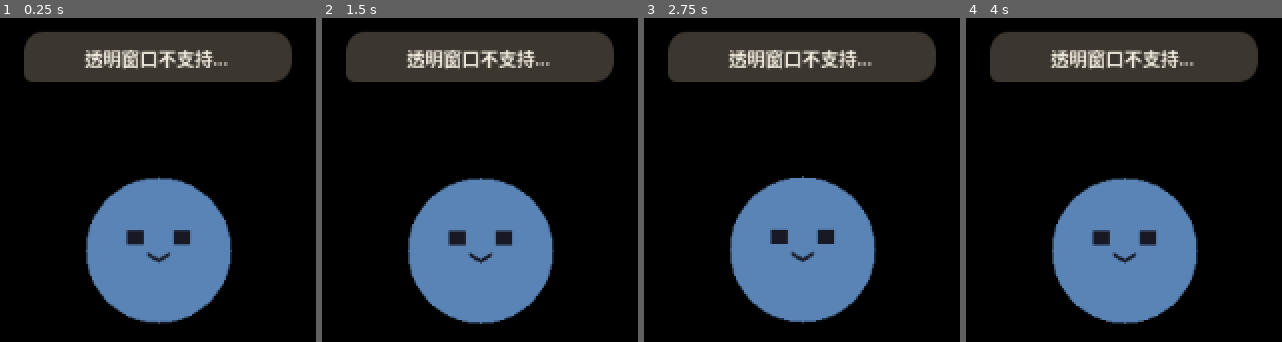
Above: before the commit, frames 1-4 (left to right).
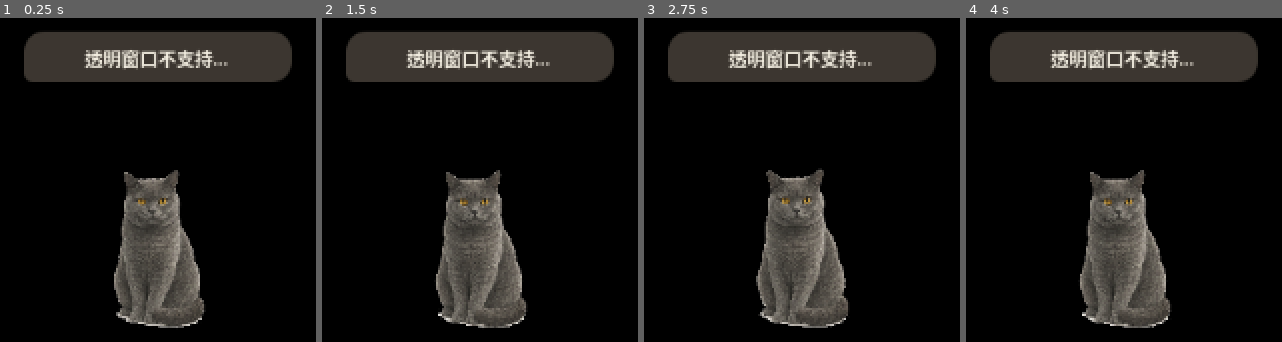
Above: after the commit, the same moments.

Repository: XinyueYu16/desktop_dudu
Game: Godot game, scene res://scenes/main.tscn
The game is run twice, just before and just after one commit, with the same random seed, the same clock (stepped at 60 frames per second) and the same inputs.
Inputs (mouse positions are in pixels of both pictures, inside the frame that each line leads up to):
- Up to frame 1 (0.25 s): no input
- Up to frame 2 (1.5 s): tap Enter at 0.5, 0.6 s; move the mouse to (outside the picture) at 0.52 s; click (outside the picture) at 0.67 s; tap Space at 1.25 s; drag from (outside the picture) to (outside the picture) at 1.27 s
- Up to frame 3 (2.75 s): move the mouse to (outside the picture) at 2.02 s; tap Enter at 2.1 s; click (outside the picture) at 2.17 s
- Up to frame 4 (4 s): tap Enter at 2.75, 3.6 s; drag from (outside the picture) to (outside the picture) at 2.77 s; move the mouse to (outside the picture) at 3.52 s; click (outside the picture) at 3.67 s

The runs differ from the first frame. In frame 1, 17% of the frame differs, in the area x 27-74%, y 46-96%; in frame 2, 17%; in frame 3, 17%; in frame 4, 17%.

Commit message:
before building backend worker and controller

Diff:
--- a/dudu_pet/scenes/main.tscn
+++ b/dudu_pet/scenes/main.tscn
@@ -21,6 +21,10 @@
 expand_mode = 1
 stretch_mode = 5
 
+[node name="CatSprite" type="AnimatedSprite2D" parent="."]
+visible = false
+centered = true
+
 [node name="SpeechBubble" type="PanelContainer" parent="." unique_id=1314465677]
 visible = false
 layout_mode = 0
--- a/dudu_pet/scripts/main.gd
+++ b/dudu_pet/scripts/main.gd
@@ -5,6 +5,7 @@
 
 # Nodes
 @onready var cat: TextureRect = $CatTexture
+@onready var cat_sprite: AnimatedSprite2D = $CatSprite
 @onready var speech_bubble: PanelContainer = $SpeechBubble
 @onready var bubble: Label = $SpeechBubble/BubbleLabel
 @onready var circ_menu: Control = $CircularMenu
@@ -23,10 +24,12 @@
 var _backend_pid: int = -1
 
 # Animation
-enum Anim { IDLE, TALKING, PETTED }
+enum Anim { IDLE, TALKING, HAPPY, BITE, FAINT }
 var current_anim: Anim = Anim.IDLE
 var _anim_lock: bool = false
 var _breathe_tween: Tween = null
+var _idle_loop_gen: int = 0
+const SPRITE_SHEET_DIR: String = "../assets/sprite sheet/"
 
 # Hover input
 var _hover_input: PanelContainer = null
@@ -46,12 +49,16 @@
 
 const MSG_BUBBLE = preload("res://scenes/message_bubble.tscn")
 const ChatBubbleStyle = preload("res://scripts/chat_bubble_style.gd")
+const CAT_PLACEHOLDER: Texture2D = preload("res://assets/sprites/cat.png")
 const BASE_CAT_SIZE := 128.0
 const BASE_SPACE_ABOVE_CAT := 380.0
 const INPUT_GAP_ABOVE_CAT := 12.0
 const BUBBLE_GAP_ABOVE_INPUT := 14.0
 const BREATHE_PEAK_Y := 1.012
 const BREATHE_PERIOD := 2.6
+const IDLE_RANDOM_MIN := 90.0
+const IDLE_RANDOM_MAX := 180.0
+const TALKING_IDLE_SPEED_SCALE := 0.35
 const STACK_SHOW_DELAY := 0.5
 const STACK_MIN_VISIBLE_MS := 2000
 const CHAT_REPLY_TIMEOUT := 90.0
@@ -82,8 +89,8 @@
 # ============================================================
 
 func _ready():
+	_setup_cat_sprite()
 	_setup_window()
-	_load_cat_texture()
 	_style_speech_bubble()
 	_create_hover_input()
 	_create_floating_bubbles()
@@ -95,6 +102,7 @@
 	_play_anim(Anim.IDLE)
 	_connect_ws()
 	get_tree().create_timer(1.0).timeout.connect(_check_and_launch_backend)
+	_start_idle_loop()
 	print("DuDu Phase 2 started — window %s scale %.2f" % [UiConfig.window_size, UiConfig.scale])
 
 
@@ -139,8 +147,8 @@
 
 
 func _apply_layer_order() -> void:
-	# Back → front: cat, speech, bubbles, input
-	var ordered: Array[Node] = [cat, speech_bubble, _floating_bubbles, _hover_input, circ_menu]
+	# Back → front: cat, sprite overlay, speech, bubbles, input
+	var ordered: Array[Node] = [cat, cat_sprite, speech_bubble, _floating_bubbles, _hover_input, circ_menu]
 	if chat_panel:
 		ordered.append(chat_panel)
 	if settings_panel:
@@ -234,33 +242,48 @@
 	_cat_bottom = cat.offset_bottom
 	cat.scale = Vector2.ONE
 	cat.stretch_mode = TextureRect.STRETCH_KEEP_ASPECT_CENTERED
-
-
-func _load_cat_texture():
-	var img_path = ProjectSettings.globalize_path("res://").path_join("../assets/占位.png")
-	var img = Image.load_from_file(img_path)
-	if img:
-		cat.texture = ImageTexture.create_from_image(img)
-	else:
-		_make_placeholder_cat()
-
-
-func _make_placeholder_cat():
-	var size := 128; var img := Image.create(size, size, false, Image.FORMAT_RGBA8)
-	var cx := size / 2; var cy := size / 2; var r := 56
-	for x in size:
-		for y in size:
-			var dx = x - cx; var dy = y - cy
-			if dx * dx + dy * dy <= r * r:
-				img.set_pixel(x, y, Color(0.35, 0.52, 0.71, 1))
-				if abs(x - (cx - 18)) <= 6 and abs(y - (cy - 10)) <= 5:
-					img.set_pixel(x, y, Color(0.1, 0.1, 0.15, 1))
-				if abs(x - (cx + 18)) <= 6 and abs(y - (cy - 10)) <= 5:
-					img.set_pixel(x, y, Color(0.1, 0.1, 0.15, 1))
-				var mx = x - cx; var my = y - (cy + 8)
-				if abs(mx) <= 8 and abs(my - (-abs(mx * 0.6))) <= 1.5:
-					img.set_pixel(x, y, Color(0.1, 0.1, 0.15, 1))
-	cat.texture = ImageTexture.create_from_image(img)
+	if cat_sprite.visible:
+		_sync_sprite_for_anim(cat_sprite.animation)
+
+
+# ============================================================
+# Cat sprite setup
+# ============================================================
+
+func _setup_cat_sprite():
+	var sf := SpriteFrames.new()
+	_add_sheet_frames(sf, "idle", "trans-Dudu-idle-4x4.png", 4, 4, 8.0, true)
+	# Sheet is 5×5 cells (128px); filename 4x5 is misleading.
+	_add_sheet_frames(sf, "walk", "trans-Dudu-walk-4x5.png", 5, 5, 10.0, true)
+	_add_sheet_frames(sf, "happy", "trans-Dudu-happy-4x5.png", 4, 5, 10.0, false)
+	_add_sheet_frames(sf, "bite", "trans-Dudu-bite-4x4.png", 4, 4, 12.0, false)
+	_add_sheet_frames(sf, "faint", "trans-Dudu-瘫倒-nobg-4x4.png", 4, 4, 6.0, false)
+	cat_sprite.sprite_frames = sf
+	cat_sprite.hide()
+	cat_sprite.centered = true
+
+
+func _add_sheet_frames(sf: SpriteFrames, anim_name: String, filename: String, cols: int, rows: int, fps: float, loop: bool):
+	var root = ProjectSettings.globalize_path("res://")
+	var path = root.path_join(SPRITE_SHEET_DIR).path_join(filename)
+	var img = Image.load_from_file(path)
+	if img == null:
+		print("WARNING: Missing sprite sheet ", path)
+		return
+	var tex = ImageTexture.create_from_image(img)
+	var fw: int = img.get_width() / cols
+	var fh: int = img.get_height() / rows
+	sf.add_animation(anim_name)
+	sf.set_animation_speed(anim_name, fps)
+	sf.set_animation_loop(anim_name, loop)
+	for row in range(rows):
+		for col in range(cols):
+			var at := AtlasTexture.new()
+			at.atlas = tex
+			at.region = Rect2(col * fw, row * fh, fw, fh)
+			at.filter_clip = true
+			sf.add_frame(anim_name, at)
+	print("Loaded %s: %d frames from %s" % [anim_name, rows * cols, filename])
 
 
 func _create_hover_input():
@@ -641,6 +664,8 @@
 # ============================================================
 
 func _connect_ws():
+	if ws.get_ready_state() != WebSocketPeer.STATE_CLOSED:
+		return
 	ws.connect_to_url(WS_URL)
 
 
@@ -757,8 +782,11 @@
 
 func _handle_action(action: String):
 	match action:
-		"petted": _play_anim(Anim.PETTED)
+		"idle": _play_anim(Anim.IDLE)
 		"talking": _play_anim(Anim.TALKING)
+		"happy", "petted": _play_anim(Anim.HAPPY)
+		"bite": _play_anim(Anim.BITE)
+		"faint": _play_anim(Anim.FAINT)
 		_: pass
 
 
@@ -767,7 +795,7 @@
 	if _ws_retry_ts < t:
 		_ws_retry_ts = t + 3000
 		ws = WebSocketPeer.new()
-		ws.connect_to_url(WS_URL)
+		_connect_ws()
 		print("WS reconnect...")
 
 
@@ -897,31 +925,117 @@
 # ============================================================
 
 func _play_anim(anim: Anim):
-	if _anim_lock and anim != current_anim:
-		return
+	match anim:
+		Anim.IDLE:
+			_cancel_one_shot()
+			current_anim = Anim.IDLE
+			_show_idle_placeholder()
+			_start_breathing()
+		Anim.TALKING:
+			_cancel_one_shot()
+			current_anim = Anim.TALKING
+			if _breathe_tween and _breathe_tween.is_valid():
+				_breathe_tween.kill()
+			_show_sprite_anim("idle", TALKING_IDLE_SPEED_SCALE)
+		Anim.HAPPY:
+			if _anim_lock: return
+			_start_one_shot("happy", Anim.HAPPY)
+		Anim.BITE:
+			if _anim_lock: return
+			_start_one_shot("bite", Anim.BITE)
+		Anim.FAINT:
+			if _anim_lock: return
+			_start_one_shot("faint", Anim.FAINT)
+
+
+func _show_idle_placeholder() -> void:
+	cat_sprite.hide()
+	cat.texture = CAT_PLACEHOLDER
+	cat.stretch_mode = TextureRect.STRETCH_KEEP_ASPECT_CENTERED
+
+
+func _show_sprite_anim(anim_name: String, speed_scale: float = 1.0) -> void:
+	cat.texture = null
+	cat_sprite.show()
+	cat_sprite.speed_scale = speed_scale
+	_sync_sprite_for_anim(anim_name)
+	cat_sprite.play(anim_name)
+
+
+func _cancel_one_shot():
+	_anim_lock = false
+
+
+func _start_one_shot(anim_name: String, anim_enum: Anim):
+	_anim_lock = true
+	current_anim = anim_enum
 	if _breathe_tween and _breathe_tween.is_valid():
 		_breathe_tween.kill()
-	current_anim = anim
-
-	match anim:
-		Anim.IDLE:
-			_start_breathing()
-		Anim.TALKING:
-			_start_breathing(BREATHE_PEAK_Y + 0.004, 1.2)
-		Anim.PETTED:
-			_anim_lock = true
-			var tw = create_tween()
-			tw.tween_method(_set_cat_breathe, 1.0, 0.97, 0.1)
-			tw.tween_method(_set_cat_breathe, 0.97, BREATHE_PEAK_Y + 0.01, 0.12)
-			tw.tween_method(_set_cat_breathe, BREATHE_PEAK_Y + 0.01, 1.0, 0.15)
-			tw.tween_callback(func(): _anim_lock = false; _play_anim(Anim.IDLE))
+	_set_cat_breathe(1.0)
+	_show_sprite_anim(anim_name)
+	var frame_count: int = cat_sprite.sprite_frames.get_frame_count(anim_name)
+	var fps: float = cat_sprite.sprite_frames.get_animation_speed(anim_name)
+	var duration := frame_count / fps
+	await get_tree().create_timer(duration).timeout
+	if current_anim == anim_enum:
+		_anim_lock = false
+		_play_anim(Anim.IDLE)
 
 
 func _start_breathing(peak_y: float = BREATHE_PEAK_Y, period: float = BREATHE_PERIOD):
 	_set_cat_breathe(1.0)
+	if _breathe_tween and _breathe_tween.is_valid():
+		_breathe_tween.kill()
 	_breathe_tween = create_tween().set_loops()
 	_breathe_tween.tween_method(_set_cat_breathe, 1.0, peak_y, period).set_ease(Tween.EASE_IN_OUT)
 	_breathe_tween.tween_method(_set_cat_breathe, peak_y, 1.0, period).set_ease(Tween.EASE_IN_OUT)
+
+
+func _sync_sprite_for_anim(anim_name: String) -> void:
+	var rect := _cat_rect()
+	if rect.size.x <= 0 or rect.size.y <= 0:
+		return
+	var sf := cat_sprite.sprite_frames
+	if sf == null or not sf.has_animation(anim_name):
+		return
+	var frame_tex: Texture2D = sf.get_frame_texture(anim_name, 0)
+	if frame_tex == null:
+		return
+	var frame_size := frame_tex.get_size()
+	if frame_size.x <= 0 or frame_size.y <= 0:
+		return
+	var target_scale := minf(rect.size.x / frame_size.x, rect.size.y / frame_size.y)
+	cat_sprite.scale = Vector2(target_scale, target_scale)
+	var scaled_h := frame_size.y * target_scale
+	var cx := rect.position.x + rect.size.x * 0.5
+	var foot_y := rect.position.y + rect.size.y
+	cat_sprite.position = Vector2(cx, foot_y - scaled_h * 0.5)
+
+
+# ============================================================
+# Random idle animations
+# ============================================================
+
+func _start_idle_loop():
+	_idle_loop_gen += 1
+	var gen := _idle_loop_gen
+	while gen == _idle_loop_gen:
+		var delay := randf_range(IDLE_RANDOM_MIN, IDLE_RANDOM_MAX)
+		await get_tree().create_timer(delay).timeout
+		if gen != _idle_loop_gen:
+			return
+		if current_anim == Anim.IDLE and not _anim_lock and not _chat_session_active:
+			_trigger_random_idle()
+
+
+func _trigger_random_idle():
+	var r := randf()
+	if r < 0.4:
+		_play_anim(Anim.HAPPY)
+	elif r < 0.7:
+		_play_anim(Anim.BITE)
+	else:
+		_play_anim(Anim.FAINT)
 
 
 # ============================================================
Not shown, added: assets/design/ChatGPT Image Jun 7, 2026, 03_30_20 PM.png
Not shown, added: assets/design/ChatGPT Image Jun 7, 2026, 03_33_24 PM.png
Not shown, added: assets/design/Dudu-瘫倒.png
Not shown, added: assets/sprite sheet/Dudu-happy-trans.clip
Not shown, changed: assets/sprite sheet/Dudu-happy.png
Not shown, removed: assets/sprite sheet/Dudu-idle.png
Not shown, added: assets/sprite sheet/trans-Dudu-bite-4x4.png
Not shown, added: assets/sprite sheet/trans-Dudu-happy-4x5.png
Not shown, added: assets/sprite sheet/trans-Dudu-idle-4x4.png
Not shown, added: assets/sprite sheet/trans-Dudu-walk-4x5.png
Not shown, added: assets/sprite sheet/trans-Dudu-瘫倒-nobg-4x4.png
Not shown, removed: assets/sprites/cat.png
(and 4 more such lines)
